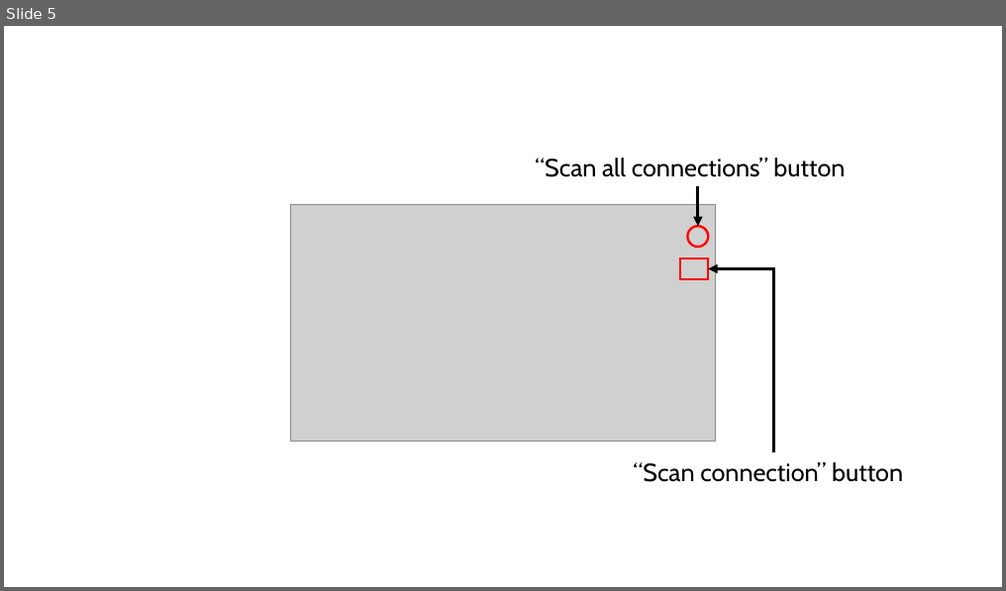
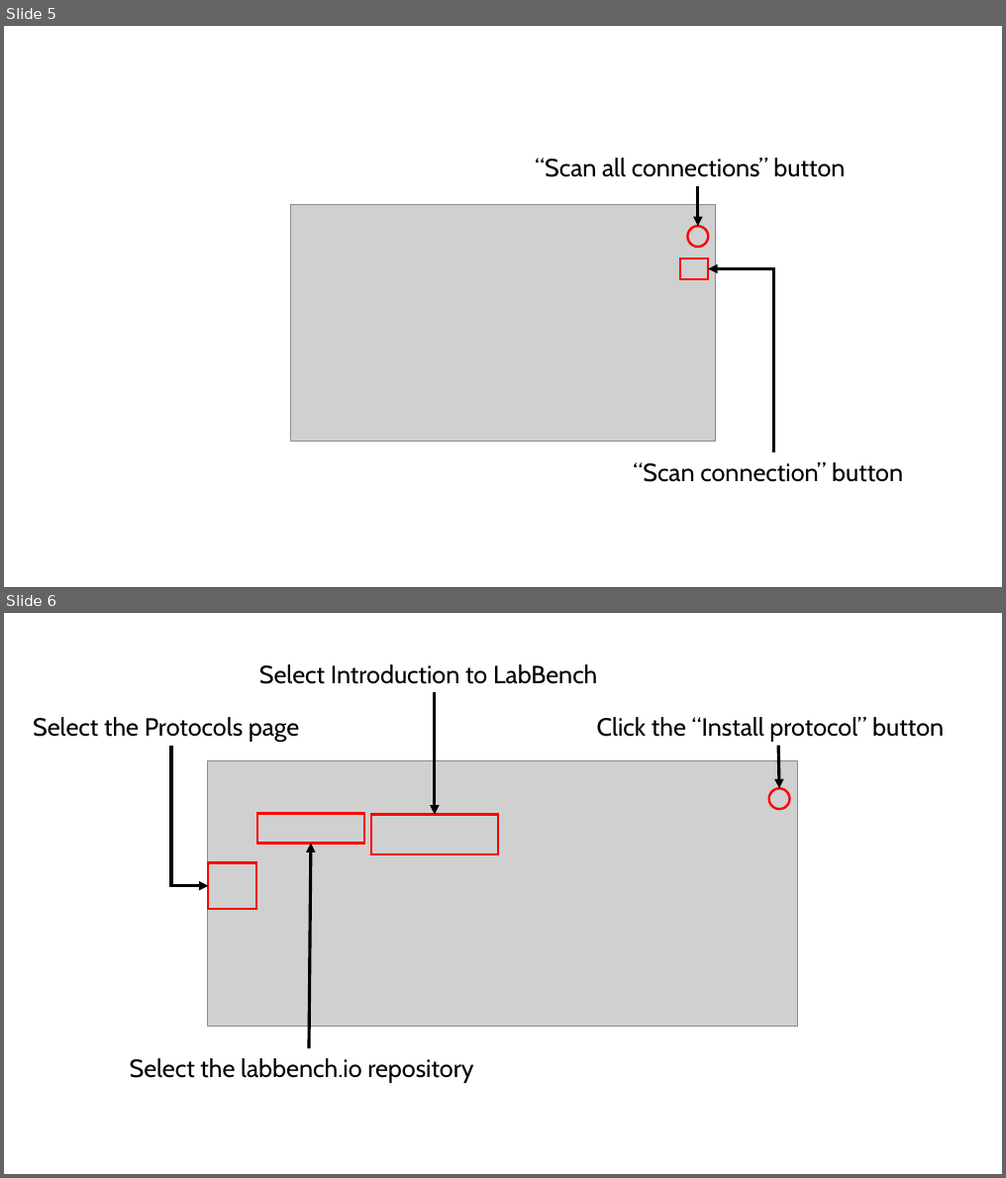
Before and after one commit to LabBench-Society/Protocols, a slide deck: introdemo/Illustrations/Illustrations (Introduction to LabBench).pptx. Shown one above the other, each under a label of ours: slide 5 before the commit, slides 5 and 6 after it. The pictures are 1006x591 and 1006x1178 pixels, drawn with LibreOffice and Linux fonts; fonts in the diff are those of the drawing; grey boxes stand for pictures. Boxes give left, top, right and bottom in pixels: in the first picture for what was removed or moved away, otherwise in the second. Text is boxed around its words. In the diff, an @@ line names an element or a change of style, - is before the commit and + after.

Commit message:
Work on protocol description

```diff
--- a/introdemo/Illustrations/Illustrations (Introduction to LabBench).pptx
+++ b/introdemo/Illustrations/Illustrations (Introduction to LabBench).pptx
@@ slide 6 added at bbox=[4, 613, 1002, 1174], background #FFFFFF @@
@@ text added at bbox=[259, 664, 597, 684], 24 pt, text #000000 @@
+Select Introduction to LabBench
@@ arrow added from (435, 692) to (435, 814), #000000 3 pt @@
@@ text added at bbox=[33, 717, 300, 742], 24 pt, text #000000 @@
+Select the Protocols page
@@ text added at bbox=[597, 717, 944, 742], 24 pt, text #000000 @@
+Click the “Install protocol” button
@@ elbow arrow added from (171, 746) to (208, 886), #000000 3 pt @@
@@ picture added at bbox=[208, 761, 797, 1026] @@
@@ arrow added from (779, 746) to (779, 789), #000000 3 pt @@
@@ ellipse added at bbox=[769, 789, 790, 810], outline #FF0000 2.25 pt @@
@@ rectangle added at bbox=[257, 814, 364, 844], outline #FF0000 2.25 pt @@
@@ rectangle added at bbox=[371, 814, 498, 854], outline #FF0000 2.25 pt @@
@@ arrow added from (309, 1049) to (311, 844), #000000 3 pt @@
@@ rectangle added at bbox=[208, 863, 257, 909], outline #FF0000 2.25 pt @@
@@ text added at bbox=[130, 1059, 473, 1083], 24 pt, text #000000 @@
+Select the labbench.io repository
```
Also in this commit, not shown: 7 other slides added, 1 slide removed, 1 other file.
